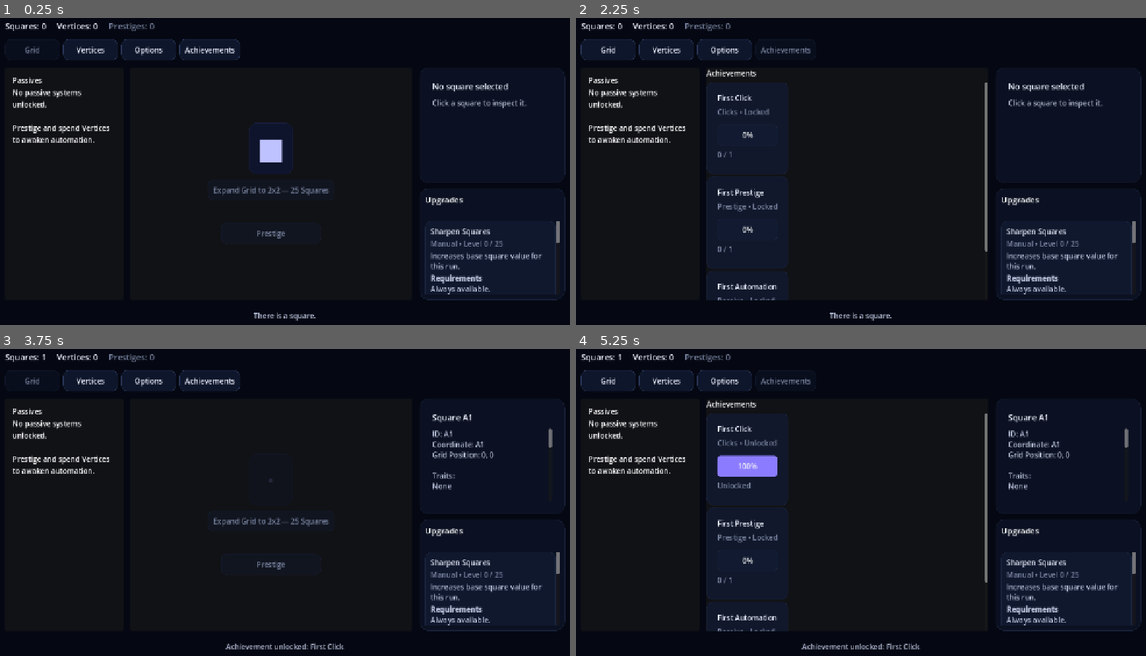
Above: before the commit, frames 1-4 (two rows, left to right).
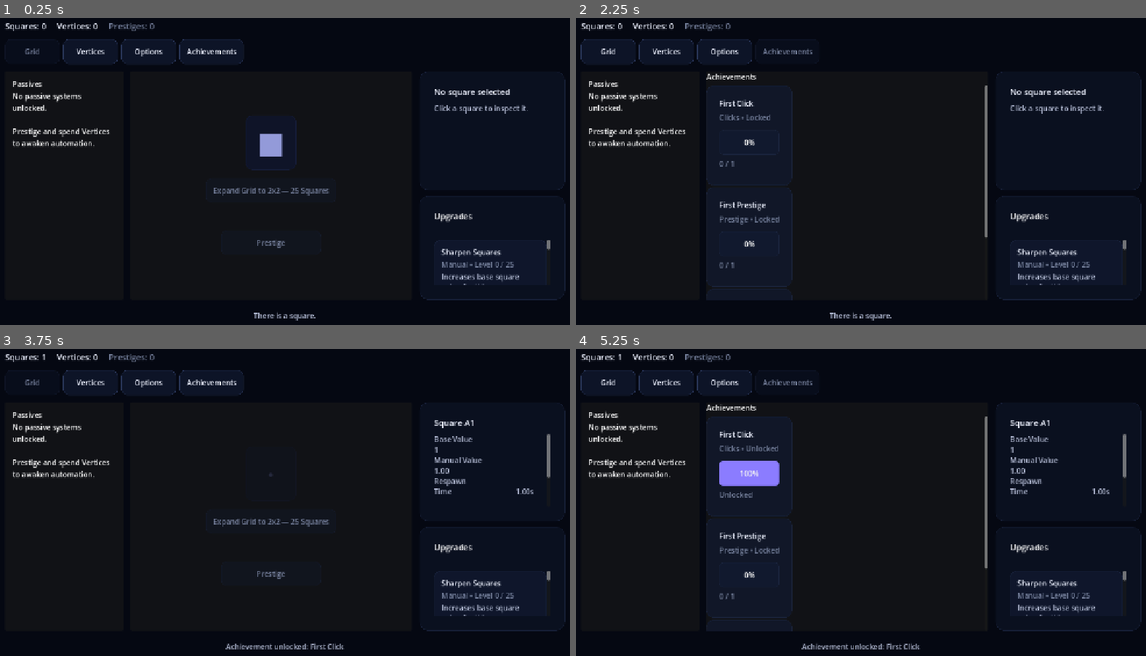
Above: after the commit, the same moments.

Repository: franciscoCapa27/Squared_2
Game: Godot game, scene res://scenes/main/Main.tscn
Two runs of this game, one before a commit and one after it. Both use one fixed random seed, a clock stepped at 60 frames per second and the inputs below.
Inputs:
- Up to frame 1 (0.25 s): no input
- Up to frame 2 (2.25 s): click "Vertices" at 0.5 s; click "Grid" at 1.25 s; click "Achievements" at 2 s
- Up to frame 3 (3.75 s): click "Grid" at 2.75 s; click "■" at 3.5 s
- Up to frame 4 (5.25 s): click "Vertices" at 4.25 s; click "Achievements" at 5 s

The runs differ from the first frame. In frame 1, 4.4% of the frame differs, in the area x 2-100%, y 6-91%; in frame 2, 5.2%; in frame 3, 4.3%; in frame 4, 6.2%, in the area x 0-100%, y 9-92%.

Commit message:
Refine themed UI spacing

Diff:
--- a/squared-2/data/themes/void_dark.tres
+++ b/squared-2/data/themes/void_dark.tres
@@ -6,9 +6,11 @@
 script = ExtResource("1_adej7")
 background = Color(0.019607844, 0.03137255, 0.07058824, 1)
 background_subtle = Color(0.03137255, 0.050980393, 0.101960786, 1)
-surface_soft = Color(0.06666667, 0.101960786, 0.19215687, 0.8)
-surface_strong = Color(0.09019608, 0.12941177, 0.2509804, 0.8666667)
+surface = Color(0.050980393, 0.078431375, 0.14901961, 0.6666667)
+surface_soft = Color(0.06666667, 0.101960786, 0.19215687, 0.6666667)
+surface_strong = Color(0.09019608, 0.12941177, 0.2509804, 0.8)
 border = Color(0.17254902, 0.22745098, 0.37254903, 0.6)
-border_soft = Color(0.11764706, 0.16078432, 0.27450982, 0.4)
+border_soft = Color(0.11764706, 0.16078432, 0.27450982, 0.33333334)
 border_strong = Color(0.54509807, 0.4862745, 1, 0.6666667)
+prestige_gap = 36
 metadata/_custom_type_script = "uid://cvatw78wn0lcx"
--- a/squared-2/scenes/main/Main.tscn
+++ b/squared-2/scenes/main/Main.tscn
@@ -168,6 +168,7 @@
 mouse_filter = 2
 
 [node name="GridVBox" type="VBoxContainer" parent="RootMargin/MainVbox/Content/CenterPageRoot/GridPage/GridCenter" unique_id=355446560]
+unique_name_in_owner = true
 layout_mode = 2
 theme_override_constants/separation = 12
 alignment = 1
@@ -367,6 +368,7 @@
 script = ExtResource("6_sjxhf")
 
 [node name="SideMargin" type="MarginContainer" parent="RootMargin/MainVbox/Content/RightPanel/SquareDetailsPanel" unique_id=1432494938]
+unique_name_in_owner = true
 layout_mode = 2
 mouse_filter = 2
 theme_override_constants/margin_left = 16
@@ -375,6 +377,7 @@
 theme_override_constants/margin_bottom = 16
 
 [node name="SideVbox" type="VBoxContainer" parent="RootMargin/MainVbox/Content/RightPanel/SquareDetailsPanel/SideMargin" unique_id=354830038]
+unique_name_in_owner = true
 layout_mode = 2
 mouse_filter = 2
 theme_override_constants/separation = 12
@@ -401,9 +404,11 @@
 script = ExtResource("8_ko0rf")
 
 [node name="RunUpgradesMargin" type="MarginContainer" parent="RootMargin/MainVbox/Content/RightPanel/RunUpgradesPanel" unique_id=61473642]
+unique_name_in_owner = true
 layout_mode = 2
 
 [node name="RunUpgradesVBox" type="VBoxContainer" parent="RootMargin/MainVbox/Content/RightPanel/RunUpgradesPanel/RunUpgradesMargin" unique_id=70099436]
+unique_name_in_owner = true
 layout_mode = 2
 
 [node name="RunUpgradesTitle" type="Label" parent="RootMargin/MainVbox/Content/RightPanel/RunUpgradesPanel/RunUpgradesMargin/RunUpgradesVBox" unique_id=2033131904]
--- a/squared-2/scenes/squares/SquareButton.tscn
+++ b/squared-2/scenes/squares/SquareButton.tscn
@@ -3,7 +3,7 @@
 [ext_resource type="Script" uid="uid://bqbtgkrt27fb4" path="res://scripts/squares/square_button.gd" id="1_3cowg"]
 
 [node name="SquareButton" type="Button" unique_id=1322109516]
-custom_minimum_size = Vector2(96, 96)
+custom_minimum_size = Vector2(112, 112)
 offset_right = 8.0
 offset_bottom = 8.0
 tooltip_text = "Square
--- a/squared-2/scripts/autoload/theme_system.gd
+++ b/squared-2/scripts/autoload/theme_system.gd
@@ -188,7 +188,6 @@
 		active_theme.button_border_width
 	)
 
-
 func make_style_box(
 	background_color: Color,
 	border_color: Color,
@@ -210,9 +209,34 @@
 	style_box.border_width_right = border_width
 	style_box.border_width_bottom = border_width
 
-	style_box.content_margin_left = 12
-	style_box.content_margin_top = 12
-	style_box.content_margin_right = 12
-	style_box.content_margin_bottom = 12
+	var inner_margin: int = get_spacing("inner_margin")
+
+	style_box.content_margin_left = inner_margin
+	style_box.content_margin_top = inner_margin
+	style_box.content_margin_right = inner_margin
+	style_box.content_margin_bottom = inner_margin
 
 	return style_box
+
+func get_spacing(spacing_id: String) -> int:
+	if active_theme == null:
+		return 0
+
+	match spacing_id:
+		"screen_margin":
+			return active_theme.screen_margin
+		"panel_gap":
+			return active_theme.panel_gap
+		"section_gap":
+			return active_theme.section_gap
+		"card_gap":
+			return active_theme.card_gap
+		"inner_margin":
+			return active_theme.inner_margin
+		"grid_gap":
+			return active_theme.grid_gap
+		"prestige_gap":
+			return active_theme.prestige_gap
+		_:
+			push_warning("Unknown theme spacing id: %s" % spacing_id)
+			return 0
--- a/squared-2/scripts/resources/ui_theme_definition.gd
+++ b/squared-2/scripts/resources/ui_theme_definition.gd
@@ -43,3 +43,12 @@
 @export_range(0.0, 1.0, 0.01) var disabled_opacity: float = 0.45
 @export_range(0.0, 1.0, 0.01) var hover_brightness: float = 1.15
 @export_range(0.0, 1.0, 0.01) var pressed_brightness: float = 0.85
+
+@export_group("Spacing")
+@export_range(0, 64, 1) var screen_margin: int = 24
+@export_range(0, 64, 1) var panel_gap: int = 16
+@export_range(0, 64, 1) var section_gap: int = 18
+@export_range(0, 64, 1) var card_gap: int = 10
+@export_range(0, 64, 1) var inner_margin: int = 16
+@export_range(0, 64, 1) var grid_gap: int = 14
+@export_range(0, 128, 1) var prestige_gap: int = 32
--- a/squared-2/scripts/squares/square_button.gd
+++ b/squared-2/scripts/squares/square_button.gd
@@ -27,7 +27,7 @@
 	add_theme_stylebox_override("pressed", ThemeSystem.make_selected_card_style())
 	add_theme_stylebox_override("disabled", ThemeSystem.make_card_style())
 
-	add_theme_color_override("font_color", ThemeSystem.get_color("text_primary"))
+	add_theme_color_override("font_color", ThemeSystem.get_color("text_secondary"))
 	add_theme_color_override("font_hover_color", ThemeSystem.get_color("text_primary"))
 	add_theme_color_override("font_pressed_color", ThemeSystem.get_color("text_primary"))
 	add_theme_color_override("font_disabled_color", ThemeSystem.get_color("text_muted"))
--- a/squared-2/scripts/ui/grid_page.gd
+++ b/squared-2/scripts/ui/grid_page.gd
@@ -6,6 +6,7 @@
 
 @onready var grid_root: GridContainer = %GridRoot
 @onready var upgrade_grid_button: Button = %UpgradeGridButton
+@onready var grid_v_box: VBoxContainer = %GridVBox
 
 var square_button_scene: PackedScene = preload("res://scenes/squares/SquareButton.tscn")
 var square_buttons_by_id: Dictionary = {}
@@ -22,6 +23,8 @@
 
 func _apply_theme() -> void:
 	ThemeButtonHelper.apply_button_theme(upgrade_grid_button)
+	ThemeLayoutHelper.apply_grid_separation(grid_root)
+	ThemeLayoutHelper.apply_box_separation(grid_v_box, "section_gap")
 
 
 func _on_theme_changed() -> void:
--- a/squared-2/scripts/ui/run_upgrades_panel.gd
+++ b/squared-2/scripts/ui/run_upgrades_panel.gd
@@ -5,6 +5,9 @@
 
 var run_upgrade_card_scene: PackedScene = preload("res://scenes/ui/RunUpgradeCard.tscn")
 var run_upgrade_cards: Dictionary = {}
+
+@onready var run_upgrades_margin: MarginContainer = %RunUpgradesMargin
+@onready var run_upgrades_v_box: VBoxContainer = %RunUpgradesVBox
 
 
 func _ready() -> void:
@@ -23,6 +26,9 @@
 
 func _apply_theme() -> void:
 	add_theme_stylebox_override("panel", ThemeSystem.make_panel_style())
+
+	ThemeLayoutHelper.apply_margin(run_upgrades_margin, "inner_margin")
+	ThemeLayoutHelper.apply_box_separation(run_upgrades_v_box, "card_gap")
 
 
 func _on_theme_changed() -> void:
--- a/squared-2/scripts/ui/square_details_panel.gd
+++ b/squared-2/scripts/ui/square_details_panel.gd
@@ -3,11 +3,34 @@
 
 @onready var selected_square_title: Label = %SelectedSquareTitle
 @onready var selected_square_details: RichTextLabel = %SelectedSquareDetails
+@onready var side_margin: MarginContainer = %SideMargin
+@onready var side_v_box: VBoxContainer = %SideVBox
+
 
 var selected_square_id: String = ""
 
 func _ready() -> void:
 	ThemeSystem.theme_changed.connect(_on_theme_changed)
+	_apply_theme()
+
+func _apply_theme() -> void:
+	add_theme_stylebox_override("panel", ThemeSystem.make_panel_style())
+
+	ThemeLayoutHelper.apply_margin(side_margin, "inner_margin")
+	ThemeLayoutHelper.apply_box_separation(side_v_box, "section_gap")
+
+	selected_square_title.add_theme_color_override(
+		"font_color",
+		ThemeSystem.get_color("text_primary")
+	)
+
+	selected_square_details.add_theme_color_override(
+		"default_color",
+		ThemeSystem.get_color("text_secondary")
+	)
+
+
+func _on_theme_changed() -> void:
 	_apply_theme()
 
 func show_square(square_id: String) -> void:
@@ -55,59 +78,18 @@
 	var trait_effect_text: String = square_data.get_trait_effect_summary_text()
 
 	if trait_effect_text == "":
-		trait_effect_text = "No Trait effects."
-
-	var permanent_base_value_multiplier: float = GameState.get_permanent_stat_multiplier(GameIds.STAT_SQUARE_BASE_VALUE)
+		trait_effect_text = "No active trait effects."
 
 	return (
-		"ID: %s\n" % square_data.id
-		+ "Coordinate: %s\n" % square_data.coordinate
-		+ "Grid Position: %s, %s\n\n" % [
-			square_data.grid_x,
-			square_data.grid_y
-		]
-		+ "Traits:\n%s\n\n" % trait_stack_text
-		+ "Trait Effects:\n%s\n\n" % trait_effect_text
-		+ "Current Manual Payout: %s Squares\n" % NumberFormatter.amount(manual_payout)
-		+ "Current Respawn Time: %s\n\n" % NumberFormatter.seconds(respawn_time)
-		+ "Base Value: %s\n" % NumberFormatter.amount(square_data.base_value)
-		+ "Permanent Base Value Multiplier: %s (%s)\n" % [
-			NumberFormatter.multiplier(permanent_base_value_multiplier),
-			NumberFormatter.precise_percent_from_multiplier(permanent_base_value_multiplier)
-		]
-		+ "Base Respawn Time: %s\n\n" % NumberFormatter.seconds(square_data.base_respawn_time)
-		+ "Run Squares Generated: %s\n" % NumberFormatter.amount(square_data.run_squares_generated)
-		+ "Run Manual Clicks: %s\n" % NumberFormatter.integer_amount(square_data.run_manual_clicks)
-		+ "Run Passive Clicks: %s\n\n" % NumberFormatter.integer_amount(square_data.run_passive_clicks)
-		+ "Lifetime Squares Generated: %s\n" % NumberFormatter.amount(square_data.lifetime_squares_generated)
-		+ "Lifetime Manual Clicks: %s\n" % NumberFormatter.integer_amount(square_data.lifetime_manual_clicks)
-		+ "Lifetime Passive Clicks: %s\n" % NumberFormatter.integer_amount(square_data.lifetime_passive_clicks)
-		+ "Times Traited: %s\n" % NumberFormatter.integer_amount(square_data.times_traited)
-		+ "Highest Single Payout: %s\n\n" % NumberFormatter.amount(square_data.highest_single_payout)
-		+ "Permanent Tags: %s\n" % _format_string_array(square_data.permanent_tags)
-		+ "Temporary Tags: %s" % _format_string_array(square_data.temporary_tags)
+		"Base Value                                      %s\n" % NumberFormatter.amount(square_data.base_value)
+		+ "Manual Value                                  %s\n" % NumberFormatter.amount(manual_payout)
+		+ "Respawn Time                                  %s\n\n" % NumberFormatter.seconds(respawn_time)
+		+ "Traits\n%s\n\n" % trait_stack_text
+		+ "Main Effects\n%s" % trait_effect_text
 	)
-
 
 func _format_string_array(values: Array[String]) -> String:
 	if values.is_empty():
 		return "None"
 
 	return ", ".join(values)
-
-func _apply_theme() -> void:
-	add_theme_stylebox_override("panel", ThemeSystem.make_panel_style())
-
-	selected_square_title.add_theme_color_override(
-		"font_color",
-		ThemeSystem.get_color("text_primary")
-	)
-
-	selected_square_details.add_theme_color_override(
-		"default_color",
-		ThemeSystem.get_color("text_secondary")
-	)
-
-
-func _on_theme_changed() -> void:
-	_apply_theme()
--- /dev/null
+++ b/squared-2/scripts/ui/theme/theme_layout_helper.gd
@@ -0,0 +1,40 @@
+extends RefCounted
+class_name ThemeLayoutHelper
+
+
+static func apply_margin(
+	margin_container: MarginContainer,
+	margin_id: String = "inner_margin"
+) -> void:
+	if margin_container == null:
+		return
+
+	var margin: int = ThemeSystem.get_spacing(margin_id)
+
+	margin_container.add_theme_constant_override("margin_left", margin)
+	margin_container.add_theme_constant_override("margin_top", margin)
+	margin_container.add_theme_constant_override("margin_right", margin)
+	margin_container.add_theme_constant_override("margin_bottom", margin)
+
+
+static func apply_box_separation(
+	box_container: BoxContainer,
+	spacing_id: String = "section_gap"
+) -> void:
+	if box_container == null:
+		return
+
+	box_container.add_theme_constant_override(
+		"separation",
+		ThemeSystem.get_spacing(spacing_id)
+	)
+
+
+static func apply_grid_separation(grid_container: GridContainer) -> void:
+	if grid_container == null:
+		return
+
+	var gap: int = ThemeSystem.get_spacing("grid_gap")
+
+	grid_container.add_theme_constant_override("h_separation", gap)
+	grid_container.add_theme_constant_override("v_separation", gap)
Not shown, added: squared-2/scripts/ui/theme/theme_layout_helper.gd.uid
